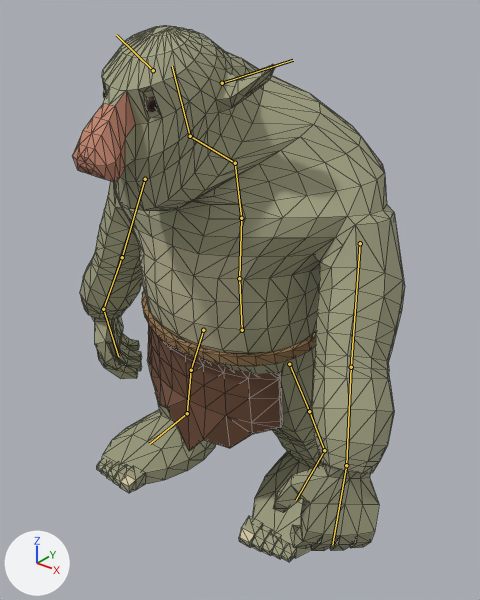
Two versions of the glTF model creatures/experiments/boxmodel/abc/t7x/zoo/troll/stage4/troll.glb, one commit apart.
Rendered twice from a camera (50 mm lens) standing at (1.77, -2.02, 2.37) and looking at (0.1, 0.08, 1.07). The lights are fixed; the arrows at lower left show +X, +Y and +Z. The older version comes first. Both versions are drawn at frame 20 of the action 'move'; the numbers are the values there. The bones that bend it are drawn over the model as lines. Mesh edges are drawn as thin lines on the coarser meshes.

Objects in the first picture: 'body', 'piece_belt', 'piece_flap_front', 'piece_hand_L', 'piece_hand_R', 'piece_toes_L', 'piece_toes_R' and 1 more.
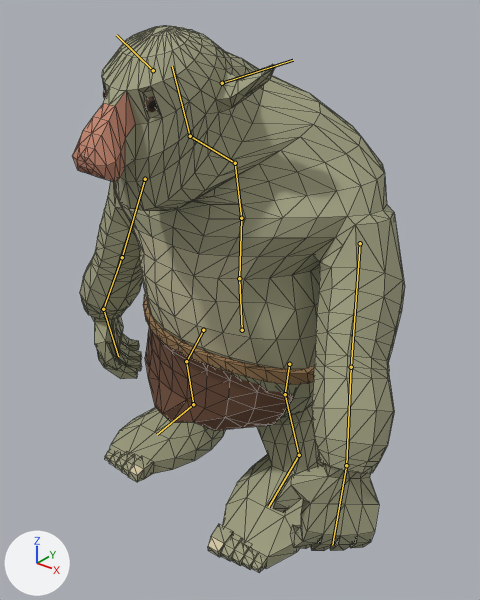
Edits to the bpy script that builds the scene:
```text
Change bone_thigh_l:
    where bone_thigh_l = bpy.data.objects['rig'].pose.bones['thigh.L']  # child of 'hips'
    bone_thigh_l.rotation_quaternion: (0.999, -0.052, 0.0, 0.0) -> (0.946, -0.138, -0.014, -0.293)  # degrees (-6, 0, 0) -> degrees (-15, -6, -34)
Change bone_shin_l:
    where bone_shin_l = bpy.data.objects['rig'].pose.bones['shin.L']  # child of 'thigh.L'
    bone_shin_l.rotation_quaternion: (0.998, -0.061, 0.0, 0.0) -> (0.782, 0.393, 0.029, 0.483)  # degrees (-7, 0, 0) -> degrees (43, -19, 56)
Change bone_foot_l:
    where bone_foot_l = bpy.data.objects['rig'].pose.bones['foot.L']  # child of 'shin.L'
    bone_foot_l.rotation_quaternion: (1.0, 0.022, 0.0, 0.0) -> (0.906, -0.358, -0.223, -0.033)  # degrees (3, 0, 0) -> degrees (-44, -25, 6)
Change bone_thigh_r:
    where bone_thigh_r = bpy.data.objects['rig'].pose.bones['thigh.R']  # child of 'hips'
    bone_thigh_r.rotation_quaternion: (0.997, 0.071, 0.0, 0.0) -> (0.995, 0.03, -0.001, -0.098)  # degrees (8, 0, 0) -> degrees (3, 0, -11)
Change bone_shin_r:
    where bone_shin_r = bpy.data.objects['rig'].pose.bones['shin.R']  # child of 'thigh.R'
    bone_shin_r.rotation_quaternion: (1.0, 0.0, 0.0, 0.0) -> (0.985, -0.024, 0.0, 0.171)  # degrees (0, 0, 0) -> degrees (-3, 0, 20)
Change bone_foot_r:
    where bone_foot_r = bpy.data.objects['rig'].pose.bones['foot.R']  # child of 'shin.R'
    bone_foot_r.rotation_quaternion: (1.0, 0.0, 0.0, 0.0) -> (0.995, 0.064, -0.077, 0.014)  # degrees (0, 0, 0) -> degrees (7, -9, 1)
```

Changed parts and their boxes [x1, y1, x2, y2] in the pictures (480 x 600 px):
'body', posed
    before: [72, 26, 405, 558]
    after: [72, 26, 405, 569]
'piece_flap_front', posed (9% wider, 19% shorter)
    before: [147, 324, 283, 451]
    after: [145, 328, 294, 431]
'piece_belt', posed
    before: [142, 290, 316, 366]
    after: [143, 294, 314, 384]
'piece_toes_L', posed (6% taller)
    before: [239, 516, 295, 562]
    after: [208, 524, 266, 573]
'piece_toes_R', posed
    before: [96, 459, 146, 493]
    after: [104, 449, 154, 482]
bone 'thigh.L', root to tip
    before: (289, 364) to (309, 411)
    after: (289, 364) to (285, 394)
bone 'shin.L', root to tip
    before: (309, 411) to (324, 450)
    after: (285, 394) to (299, 455)
bone 'foot.L', root to tip
    before: (324, 450) to (296, 500)
    after: (299, 455) to (268, 507)
bone 'thigh.R', root to tip
    before: (203, 330) to (191, 370)
    after: (203, 330) to (186, 361)
bone 'shin.R', root to tip
    before: (191, 370) to (187, 413)
    after: (186, 361) to (193, 404)
bone 'foot.R', root to tip
    before: (187, 413) to (149, 444)
    after: (193, 404) to (157, 434)
